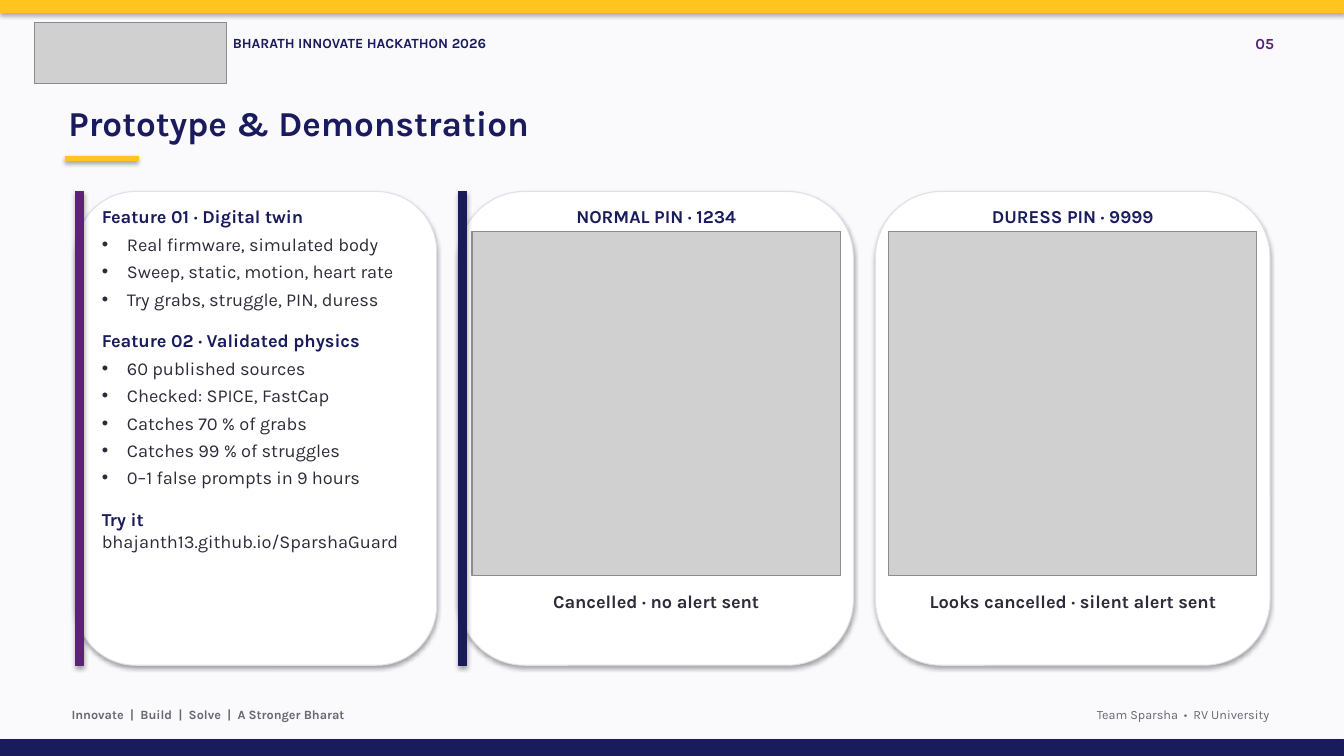
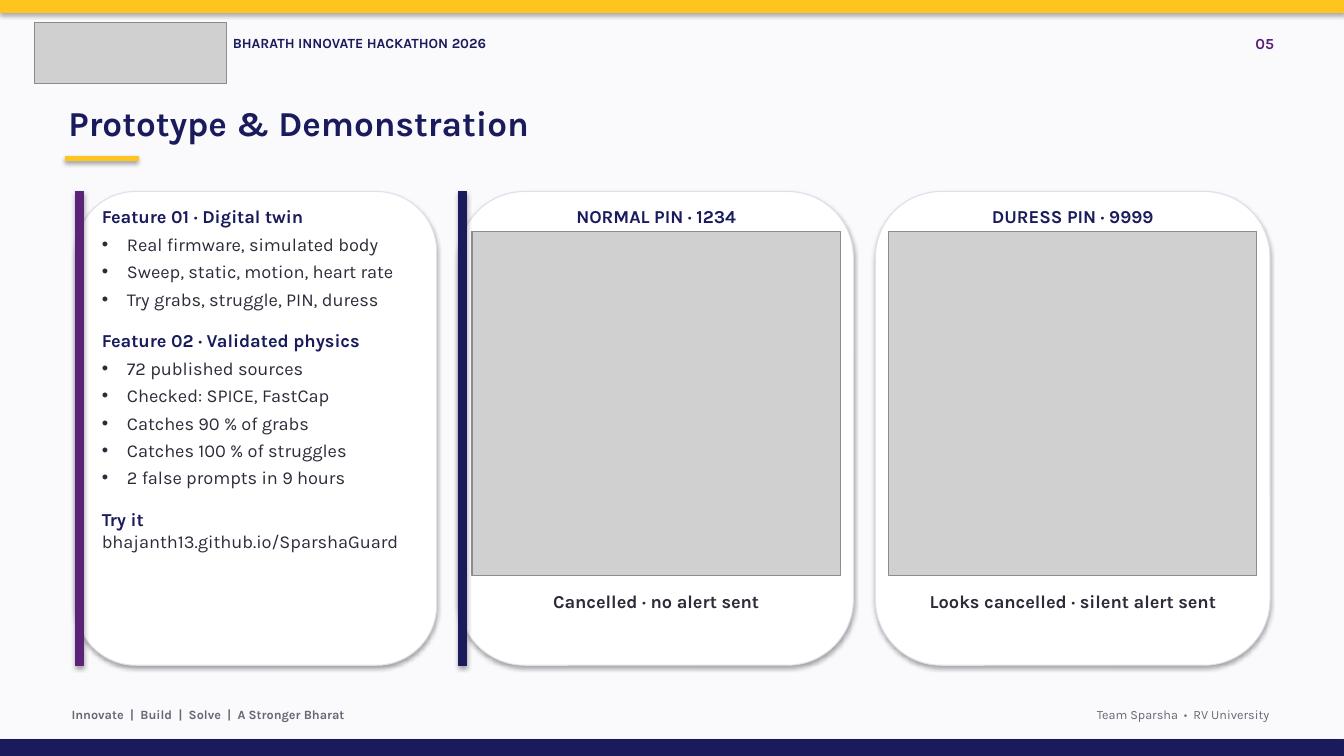
Before and after one commit to Bhajanth13/SparshaGuard, a slide deck: slide 5 of docs/SparshaGuard_BIH2026.pptx. Drawn at 1344x756 pixels with LibreOffice and Linux fonts; fonts in the diff are those of the drawing; grey boxes stand for pictures. Boxes give left, top, right and bottom in pixels: in the first picture for what was removed or moved away, otherwise in the second. Text is boxed around its words. In the diff, an @@ line names an element or a change of style, - is before the commit and + after.

```diff
--- a/docs/SparshaGuard_BIH2026.pptx
+++ b/docs/SparshaGuard_BIH2026.pptx
@@ text at box(127, 362, 303, 380): text changed @@
-• 60 published sources
+• 72 published sources
@@ text at box(127, 417, 346, 489): text changed @@
-• Catches 70 % of grabs
-• Catches 99 % of struggles
-• 0–1 false prompts in 9 hours
+• Catches 90 % of grabs
+• Catches 100 % of struggles
+• 2 false prompts in 9 hours
```
Also in this commit, not shown: 4 other slides changed, 18 other files.
